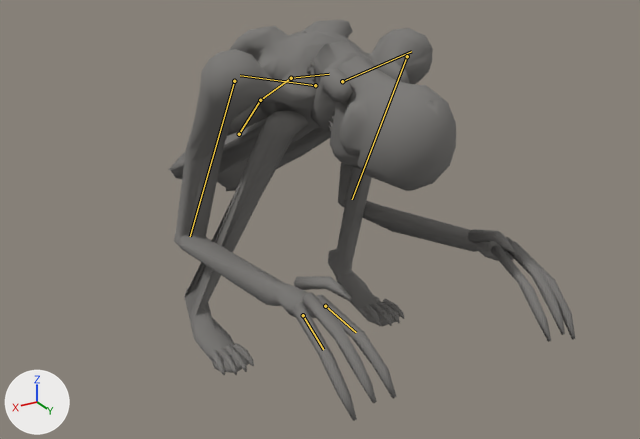
Before and after pictures for a commit that changed the glTF model content/art/models/lodger.lod1.glb.
Rendered twice from a camera (50 mm lens) standing at (0.863, 1.711, 1.048) and looking at (0.011, 0.29, 0.337). Every picture has the same lights, and +X, +Y and +Z are marked at lower left. The older version comes first. Both versions are drawn at frame 17 of the action 'hidden'; the numbers are the values there. The bones that change are drawn over the model as lines.

The first picture shows 'body', 'fine', 'jaw'.
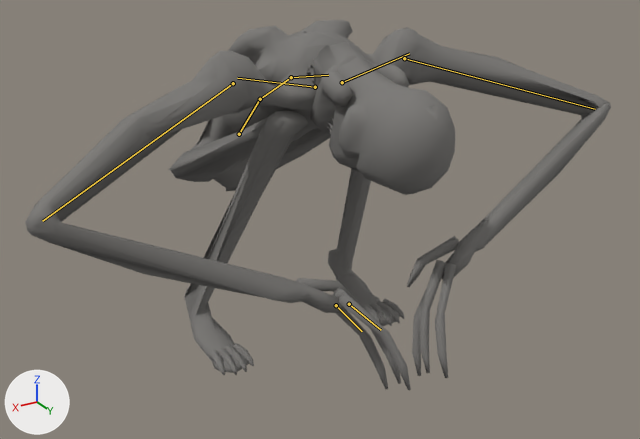
The edits, one by one:
Bone 'spine_01' (bone_spine_01) turns from (-19, 0, 0) to (-18, 0, 0) degrees about its own x, y and z.
Bone 'spine_02' (bone_spine_02) turns from (-10, 0, 0) to (-11, 0, 0) degrees about its own x, y and z.
Bone 'spine_03' (bone_spine_03) turns from (-7, 0, 0) to (-8, 0, 0) degrees about its own x, y and z.
Bone 'clavicle_r' (bone_clavicle_r) turns from (4, 1, 0) to (1, 0, 0) degrees about its own x, y and z.
Bone 'upperarm_r' (bone_upperarm_r) turns from (34, -3, 10) to (31, 13, -88) degrees about its own x, y and z.
Bone 'finger_a_r_01' (bone_finger_a_r_01) turns from (-21, 3, 2) to (-23, 3, 2) degrees about its own x, y and z.
Bone 'finger_c_r_01' (bone_finger_c_r_01) turns from (-26, -3, -2) to (-23, -3, -2) degrees about its own x, y and z.
Bone 'clavicle_l' (bone_clavicle_l) turns from (4, -1, 0) to (1, 0, 0) degrees about its own x, y and z.
Bone 'upperarm_l' (bone_upperarm_l) turns from (34, 3, -10) to (31, -13, 88) degrees about its own x, y and z.

Changed parts and their boxes [x1, y1, x2, y2] in the pictures (640 x 439 px):
'body', posed (70% wider)
    before: [169, 20, 514, 373]
    after: [25, 20, 611, 373]
'fine', posed (32% narrower, 11% shorter)
    before: [209, 110, 575, 421]
    after: [209, 112, 459, 390]
'jaw', posed
    before: [311, 52, 409, 132]
    after: [310, 55, 409, 134]
bone 'spine_01', root to tip
    before: (239, 134) to (260, 100)
    after: (239, 134) to (260, 99)
bone 'spine_02', root to tip
    before: (260, 100) to (291, 78)
    after: (260, 99) to (291, 77)
bone 'spine_03', root to tip
    before: (291, 78) to (329, 74)
    after: (291, 77) to (328, 75)
bone 'clavicle_r', root to tip
    before: (315, 85) to (240, 75)
    after: (315, 87) to (237, 78)
bone 'upperarm_r', root to tip
    before: (234, 81) to (190, 236)
    after: (233, 83) to (42, 221)
bone 'finger_a_r_01', root to tip
    before: (325, 306) to (356, 332)
    after: (336, 305) to (362, 331)
bone 'finger_c_r_01', root to tip
    before: (303, 315) to (323, 349)
    after: (349, 304) to (381, 330)
bone 'clavicle_l', root to tip
    before: (342, 81) to (411, 51)
    after: (342, 82) to (409, 53)
bone 'upperarm_l', root to tip
    before: (407, 56) to (352, 199)
    after: (404, 58) to (595, 109)
